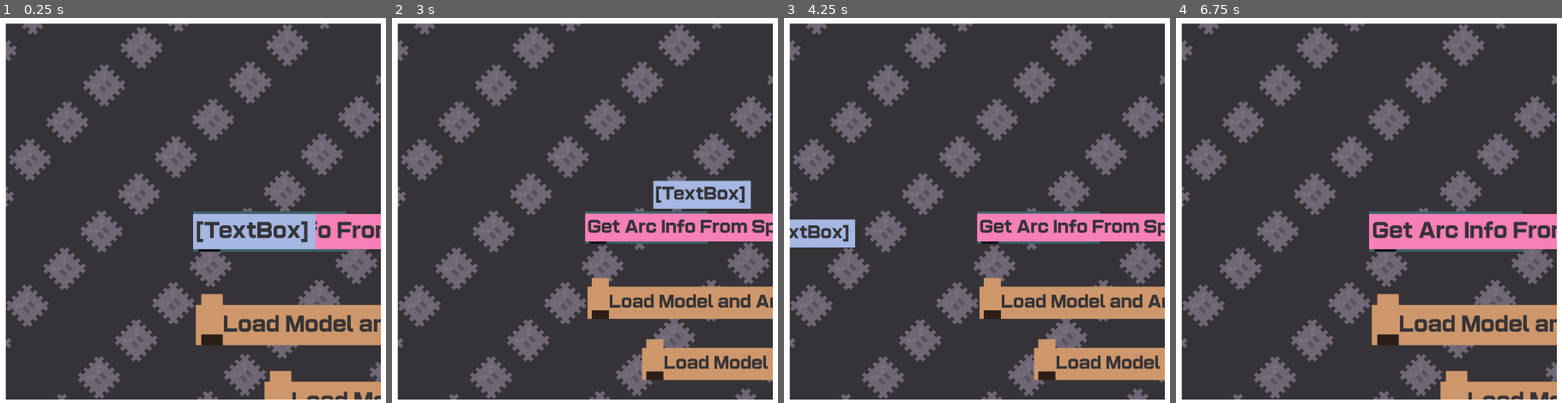
Above: before the commit, frames 1-4 (left to right).
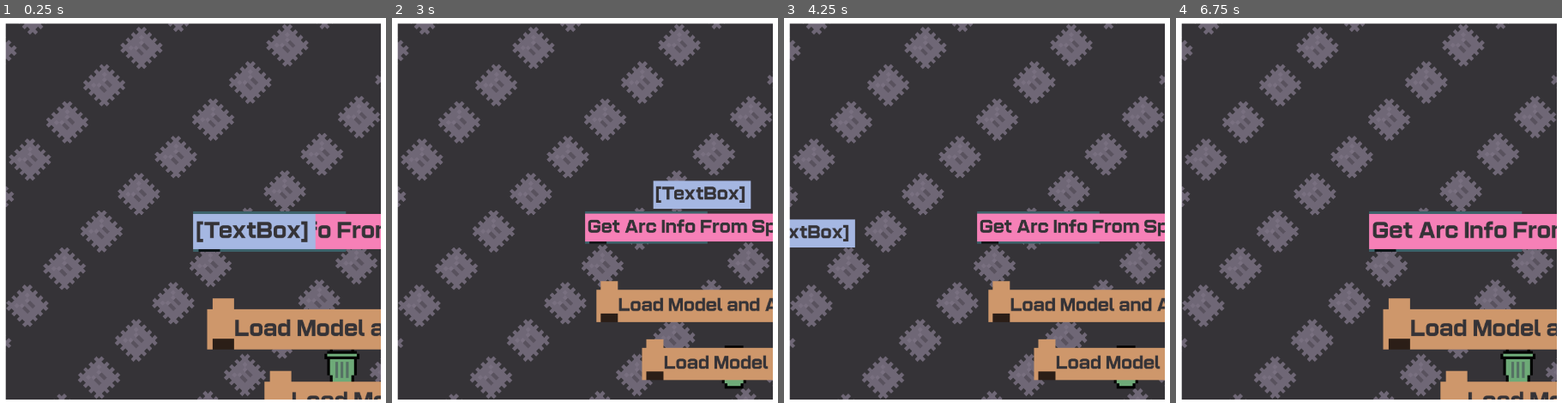
Above: after the commit, the same moments.

Repository: ToadSaidHi/Thwomp-Sprite-Editor
Game: Godot game, scene res://Editor/Lego Table.tscn
The game is run twice, just before and just after one commit, with the same random seed, the same clock (stepped at 60 frames per second) and the same inputs. The project has no main scene, so this scene is started directly.
Inputs (mouse positions are in pixels of both pictures, inside the frame that each line leads up to):
- Up to frame 1 (0.25 s): no input
- Up to frame 2 (3 s): click (662, 229) at 0.52 s; click (662, 229) at 1.27 s; click (662, 229) at 2.02 s; tap Enter at 2.75 s; move the mouse to (747, 191) at 2.77 s; tap Mouse wheel down (Scroll Down) at 2.85 s
- Up to frame 3 (4.25 s): tap Space at 3.5 s; move the mouse to (853, 229) at 3.52 s; click (853, 229) at 3.6 s
- Up to frame 4 (6.75 s): tap Enter at 4.25, 5.75 s; move the mouse to (1450, 125) at 4.27 s; tap Mouse wheel up (scroll up) at 4.35, 6.6 s; tap Space at 5, 6.5 s; move the mouse to (1345, 287) at 5.02 s; tap Mouse wheel down (Scroll Down) at 5.1 s; move the mouse to (outside the picture) at 5.77 s; click (outside the picture) at 5.85 s; move the mouse to (outside the picture) at 6.52 s

The runs differ from the first frame. In frame 1, 3.6% of the frame differs, in the area x 50-99%, y 71-95%; in frame 2, 2.5%; in frame 3, 2.5%; in frame 4, 3.6%.

Commit message:
Trash Can

Diff:
--- a/Editor/Lego Table.tscn
+++ b/Editor/Lego Table.tscn
@@ -9,7 +9,10 @@
 [ext_resource type="Texture2D" uid="uid://brpcr35l32tg6" path="res://Assets/png/Thwomp 18x18.png" id="3_2suse"]
 [ext_resource type="Script" uid="uid://c4wtmywopxvls" path="res://Editor/wallpaper.gd" id="3_bf5ks"]
 [ext_resource type="Resource" uid="uid://b62p67u484k2j" path="res://Objects/Blocks/Vars/StringSub.tres" id="6_6aulk"]
+[ext_resource type="Texture2D" uid="uid://cxg7h4xcwoldx" path="res://Assets/png/Trash.png" id="6_8g8mm"]
 [ext_resource type="PackedScene" uid="uid://b1xhkmqtgn1nc" path="res://Editor/blockCodeEditor/StarterBlock.tscn" id="6_vmv48"]
+[ext_resource type="Script" uid="uid://b06h3asu6du1i" path="res://Editor/trashArea.gd" id="7_be53r"]
+[ext_resource type="Script" uid="uid://ksqaw8rd2l4b" path="res://Editor/trashSprite.gd" id="7_heths"]
 
 [sub_resource type="TileSetAtlasSource" id="TileSetAtlasSource_bf5ks"]
 texture = ExtResource("2_4fyfc")
@@ -25,6 +28,9 @@
 tile_size = Vector2i(14, 27)
 sources/0 = SubResource("TileSetAtlasSource_bf5ks")
 sources/1 = SubResource("TileSetAtlasSource_vmv48")
+
+[sub_resource type="CircleShape2D" id="CircleShape2D_lc2ms"]
+radius = 6.352956
 
 [node name="LegoTable" type="Node2D" unique_id=1912854958]
 script = ExtResource("1_aioqr")
@@ -61,6 +67,21 @@
 zoom = Vector2(0.5, 0.5)
 script = ExtResource("1_nek0n")
 
+[node name="Trash" type="Sprite2D" parent="SubViewportContainer/SubViewport/Camera2D" unique_id=918410706]
+texture_filter = 1
+position = Vector2(617.3334, 614.6667)
+scale = Vector2(10, 10)
+texture = ExtResource("6_8g8mm")
+script = ExtResource("7_heths")
+
+[node name="Area2D" type="Area2D" parent="SubViewportContainer/SubViewport/Camera2D/Trash" unique_id=1488718992]
+collision_layer = 6
+collision_mask = 0
+script = ExtResource("7_be53r")
+
+[node name="CollisionShape2D" type="CollisionShape2D" parent="SubViewportContainer/SubViewport/Camera2D/Trash/Area2D" unique_id=1288759600]
+shape = SubResource("CircleShape2D_lc2ms")
+
 [node name="Blocks" type="Node2D" parent="SubViewportContainer/SubViewport" unique_id=1417869973]
 
 [node name="Button" type="Button" parent="SubViewportContainer/SubViewport/Blocks" unique_id=428099056]
@@ -73,7 +94,7 @@
 [node name="StartBlock" parent="SubViewportContainer/SubViewport/Blocks" unique_id=650439733 instance=ExtResource("6_vmv48")]
 
 [node name="Block" parent="SubViewportContainer/SubViewport/Blocks" unique_id=1816226974 instance=ExtResource("1_wq067")]
-position = Vector2(10, 349)
+position = Vector2(52.666668, 364.66666)
 block = ExtResource("2_nek0n")
 
 [node name="Block2" parent="SubViewportContainer/SubViewport/Blocks" unique_id=108235784 instance=ExtResource("1_wq067")]
--- a/Editor/LegoTableCameraInside.gd
+++ b/Editor/LegoTableCameraInside.gd
@@ -15,3 +15,5 @@
 		zoom.x += -.1
 		zoom.y += -.1
 	$"../wallpaper".scale = Vector2(7,7) / $"../Camera2D".zoom
+	$Trash.scale = Vector2(10,10) / ($"../Camera2D".zoom * 2)
+	$Trash.position = Vector2(550, 580) / ($"../Camera2D".zoom * 2)
--- a/Editor/blockCodeEditor/sub_block.gd
+++ b/Editor/blockCodeEditor/sub_block.gd
@@ -98,3 +98,5 @@
 		if(area.getHoleType() == block.Type):
 			print(area.getHoleType().Name)
 			newArea = area
+	elif area.has_method("iAmTrashCan"):
+		newArea = area
--- /dev/null
+++ b/Editor/trashArea.gd
@@ -0,0 +1,11 @@
+extends Area2D
+
+
+func adopt(newBlock : Node2D):
+	newBlock.get_parent().remove_child(newBlock )
+
+func iAmTrashCan(newBlock : Node2D):
+	newBlock.get_parent().remove_child(newBlock )
+
+func setSubBlock(block, newBlock : Node2D):
+	newBlock.get_parent().remove_child(newBlock )
--- /dev/null
+++ b/Editor/trashSprite.gd
@@ -0,0 +1,10 @@
+extends Sprite2D
+
+func adopt(newBlock : Node2D):
+	newBlock.get_parent().remove_child(newBlock )
+
+func iAmTrashCan(newBlock : Node2D):
+	newBlock.get_parent().remove_child(newBlock )
+
+func setSubBlock(block, newBlock : Node2D):
+	newBlock.get_parent().remove_child(newBlock )
Binary file added: Assets/png/Trash.png
Not shown, added: Assets/png/Trash.png.import
Not shown, added: Editor/trashArea.gd.uid
Not shown, added: Editor/trashSprite.gd.uid
